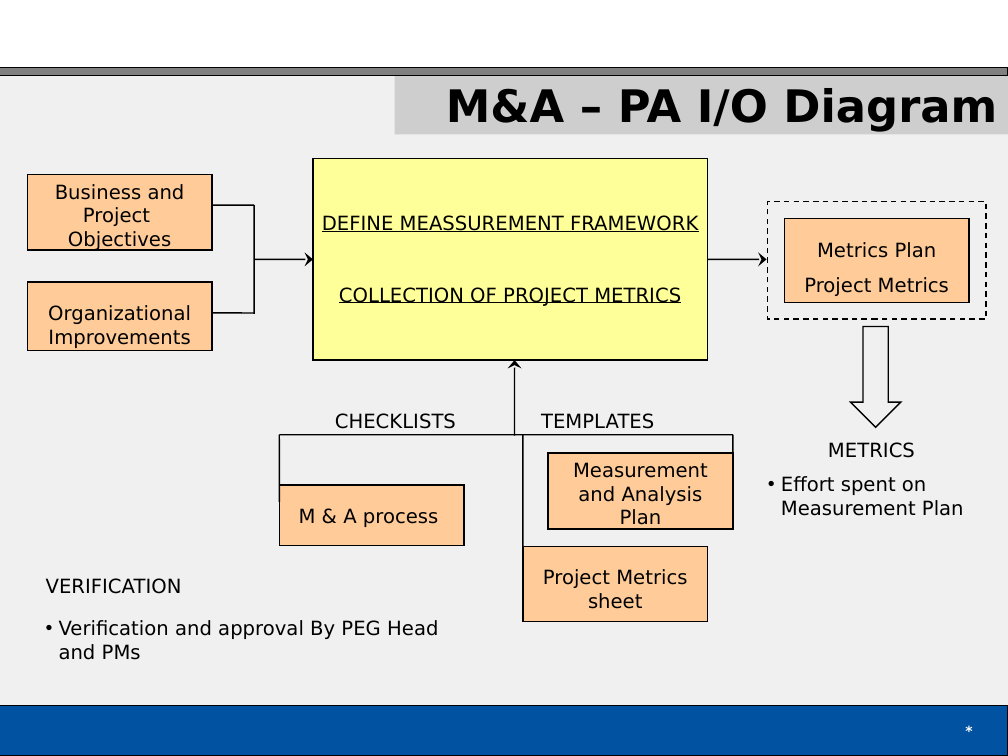
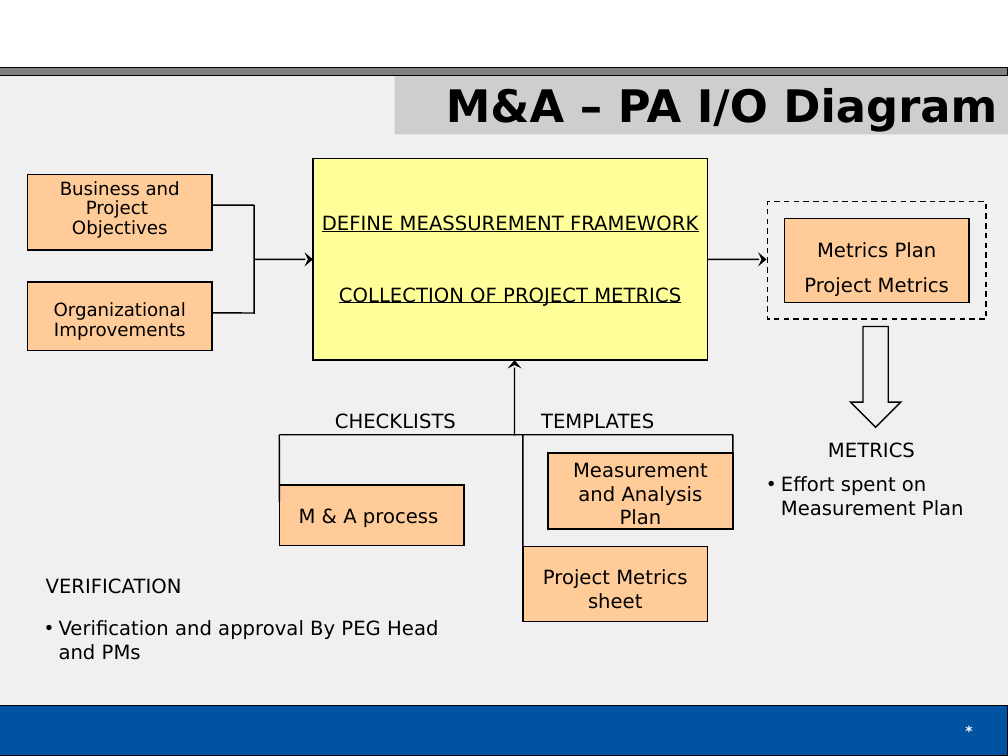
Before and after one commit to vijaylovakumar/ABCD, a slide deck: slide 23 of Overview to CMMI QMS.ppt. Drawn at 1008x756 pixels with LibreOffice and Linux fonts; fonts in the diff are those of the drawing. Boxes give left, top, right and bottom in pixels: in the first picture for what was removed or moved away, otherwise in the second. Text is boxed around its words. In the diff, an @@ line names an element or a change of style, - is before the commit and + after.

```diff
--- a/Overview to CMMI QMS.ppt
+++ b/Overview to CMMI QMS.ppt
@@ rectangle "Business and Project Objectives" at bbox=[27, 174, 212, 250]: size 14 to 12.9 pt; line spacing 1 to 0.9 @@
@@ rectangle "Organizational Improvements" at bbox=[27, 282, 212, 351]: size 14 to 12.9 pt; line spacing 1 to 0.9 @@
```
Also in this commit, not shown: 5 other slides changed.
